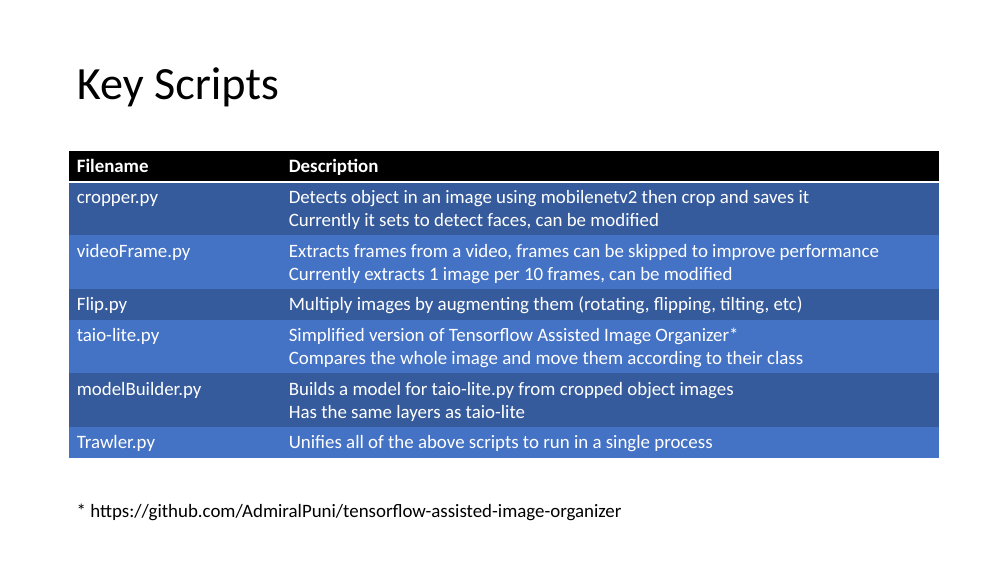
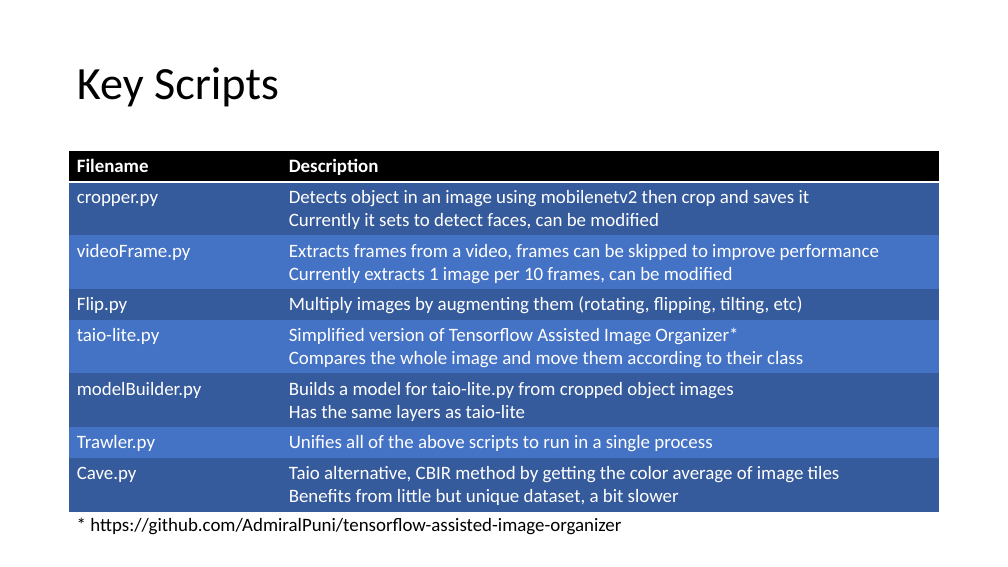
Before and after one commit to AdmiralPuni/trawler, a slide deck: slide 2 of presentation.pptx. Drawn at 1008x567 pixels with LibreOffice and Linux fonts; fonts in the diff are those of the drawing. Boxes give left, top, right and bottom in pixels: in the first picture for what was removed or moved away, otherwise in the second. Text is boxed around its words. In the diff, an @@ line names an element or a change of style, - is before the commit and + after.

Commit message:
Improved color-average, cropper threads
color-average/cave changed algorithm to slice images

```diff
--- a/presentation.pptx
+++ b/presentation.pptx
@@ table at box(70, 151, 939, 509) @@
+row 8: Cave.py | Taio alternative, CBIR method by getting the color average of image tiles / Benefits from little but unique dataset, a bit slower
@@ text "* https://github.com/AdmiralPuni/tensorflow-assisted-image-o ...": place and size @@
-text "* https://github.com/AdmiralPuni/tensorflow-assisted-image-o ..." at box(90, 504, 621, 521)
+text "* https://github.com/AdmiralPuni/tensorflow-assisted-image-o ..." at box(90, 518, 621, 535)
```
Also in this commit, not shown: 1 slide added, 18 other files.
